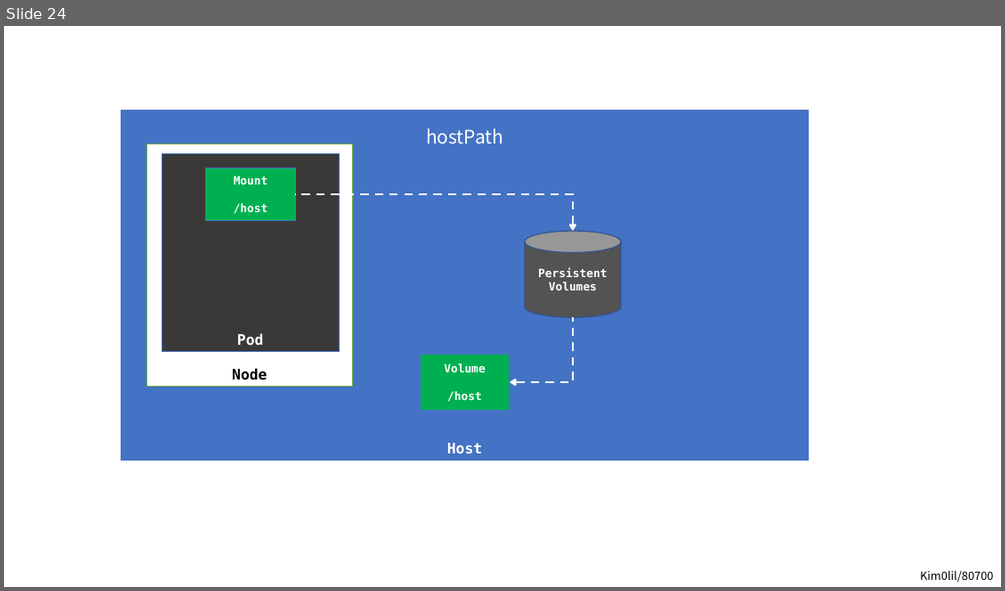
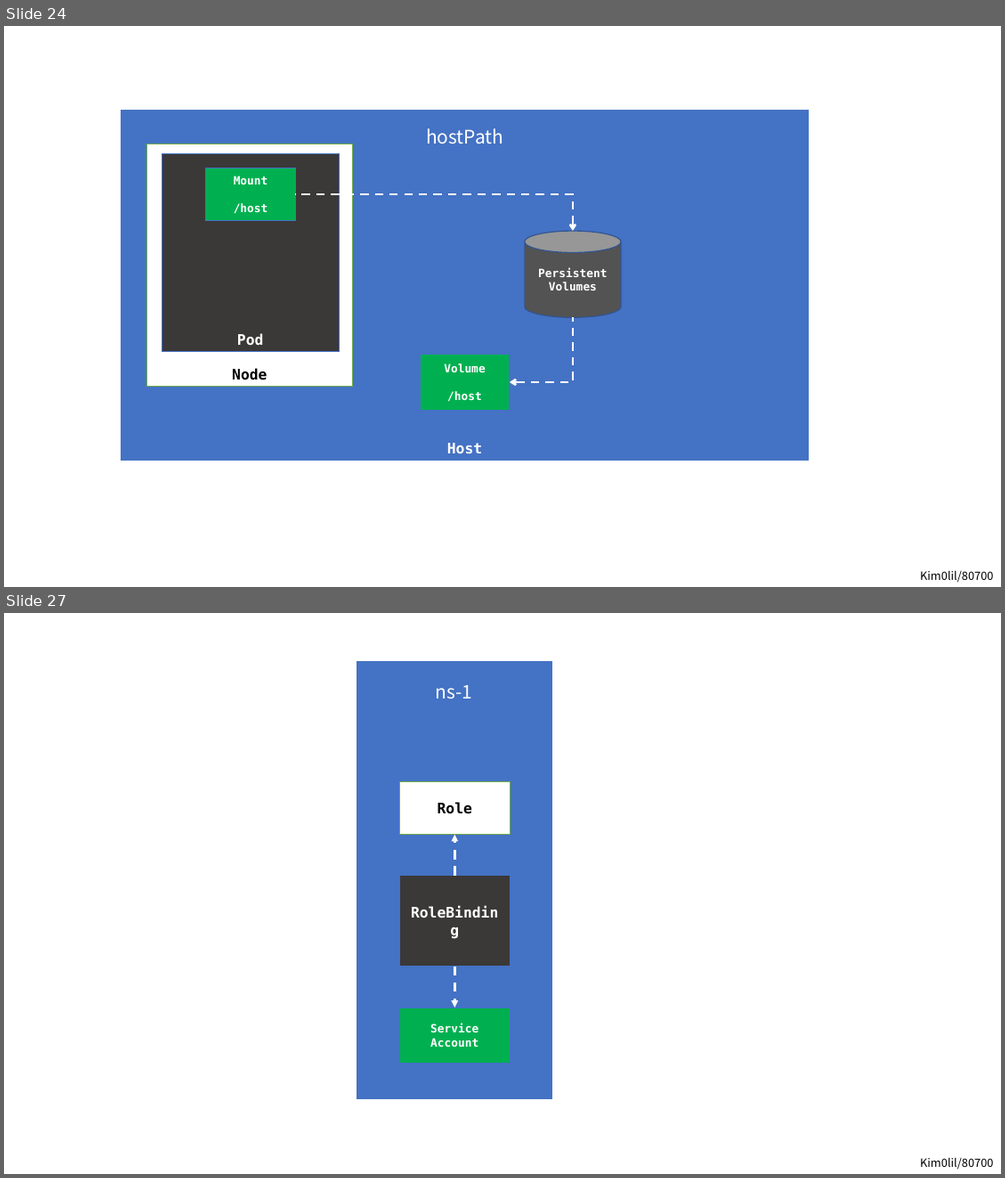
Before and after one commit to kim0lil/80700, a slide deck: assets/images.pptx. Shown one above the other, each under a label of ours: slide 24 before the commit, slides 24 and 27 after it; the slides between them are not shown. The pictures are 1005x591 and 1005x1178 pixels, drawn with LibreOffice and Linux fonts; fonts in the diff are those of the drawing. Boxes give left, top, right and bottom in pixels: in the first picture for what was removed or moved away, otherwise in the second. Text is boxed around its words. In the diff, an @@ line names an element or a change of style, - is before the commit and + after.

```diff
--- a/assets/images.pptx
+++ b/assets/images.pptx
@@ slide 27 added at (4, 613, 1001, 1174), background #FFFFFF @@
@@ group added at (357, 662, 552, 1098): 4 rectangles, 2 arrows, 1 text @@
+ns-1
+Role
+RoleBinding
+Service Account
@@ text added at (920, 1157, 993, 1169), 11 pt, text #000000 @@
+Kim0lil/80700
```
Also in this commit, not shown: 3 other slides added, 13 other files.
